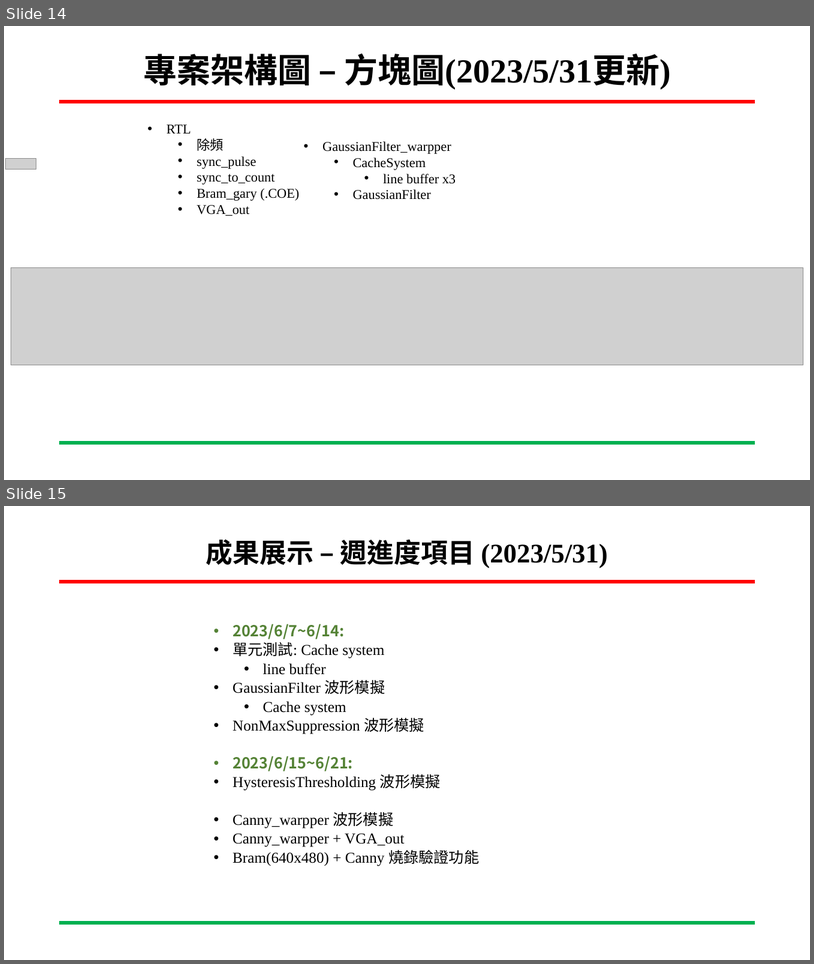
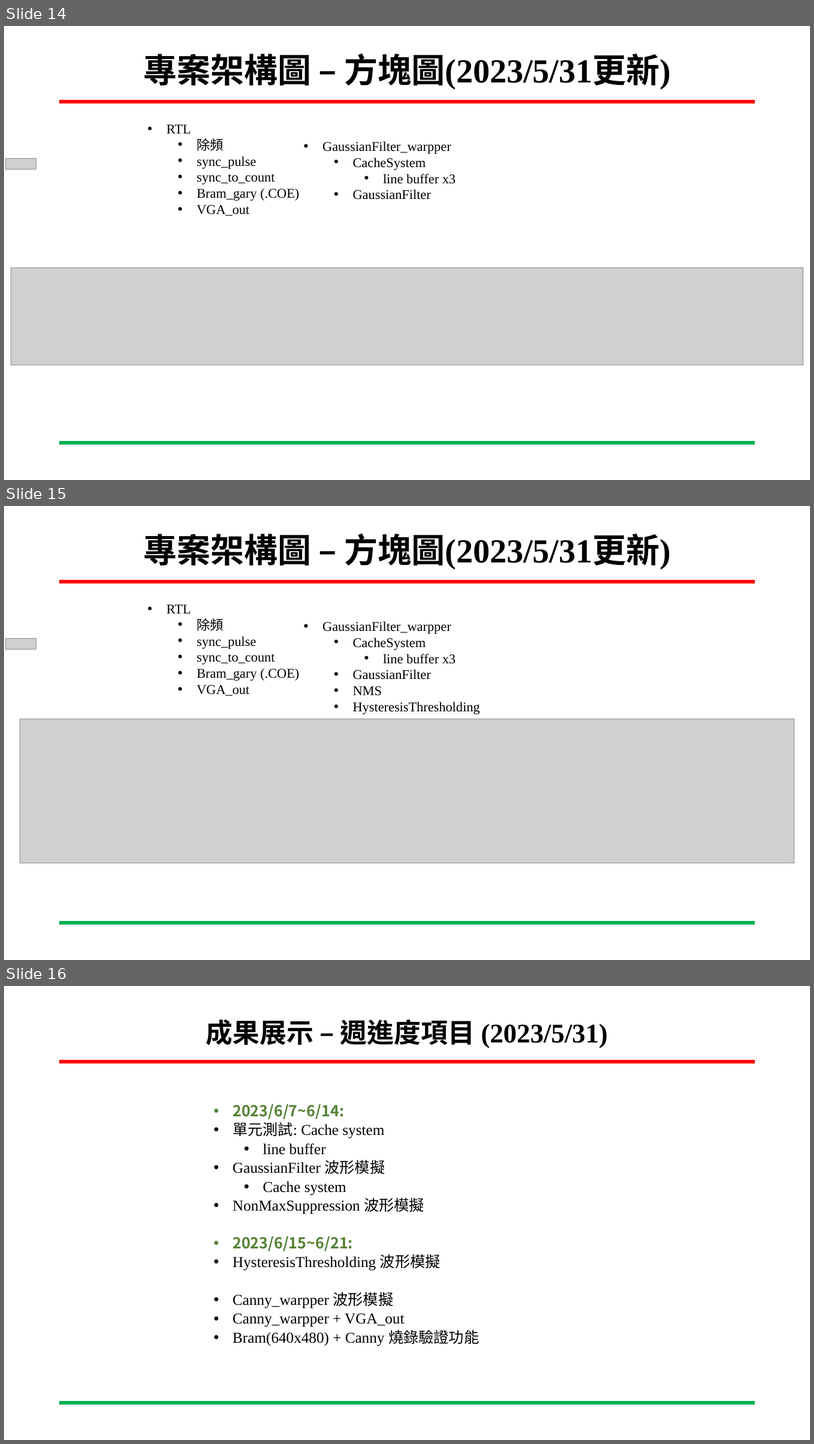
Before and after one commit to ing0331/FPGA, a slide deck: HW8_Canny_BRam/N06-Tutorial/專案進度報告-Canny_VGA-吳東穎-20230607.pptx. Shown one above the other, each under a label of ours: slides 14 and 15 before the commit, slides 14, 15 and 16 after it. The pictures are 814x964 and 814x1444 pixels, drawn with LibreOffice and Linux fonts; fonts in the diff are those of the drawing; grey boxes stand for pictures; background and template pictures are left out. Boxes give left, top, right and bottom in pixels: in the first picture for what was removed or moved away, otherwise in the second. Text is boxed around its words. In the diff, an @@ line names an element or a change of style, - is before the commit and + after.

```diff
--- a/HW8_Canny_BRam/N06-Tutorial/專案進度報告-Canny_VGA-吳東穎-20230607.pptx
+++ b/HW8_Canny_BRam/N06-Tutorial/專案進度報告-Canny_VGA-吳東穎-20230607.pptx
@@ slide 15 added at (4, 506, 810, 960), background #FFFFFF; not listed: 2 template elements that a slide beside it also shows @@
@@ title added at (143, 533, 671, 570), 40 pt, text #000000, bold @@
+專案架構圖 – 方塊圖(2023/5/31更新)
@@ text added at (167, 604, 299, 696), 16 pt, text #000000 @@
+  • RTL
+    • 除頻
+    • sync_pulse
+    • sync_to_count
+    • Bram_gary (.COE)
+    • VGA_out
@@ text added at (323, 621, 480, 714), 16 pt, text #000000 @@
+    • GaussianFilter_warpper
+      • CacheSystem
+        • line buffer x3
+      • GaussianFilter
+      • NMS
+      • HysteresisThresholding
@@ picture added at (6, 638, 36, 649) @@
@@ picture added at (20, 718, 795, 862) @@
@@ what was slide 15 is now slide 16 @@
```
Also in this commit, not shown: 1 slide changed.
